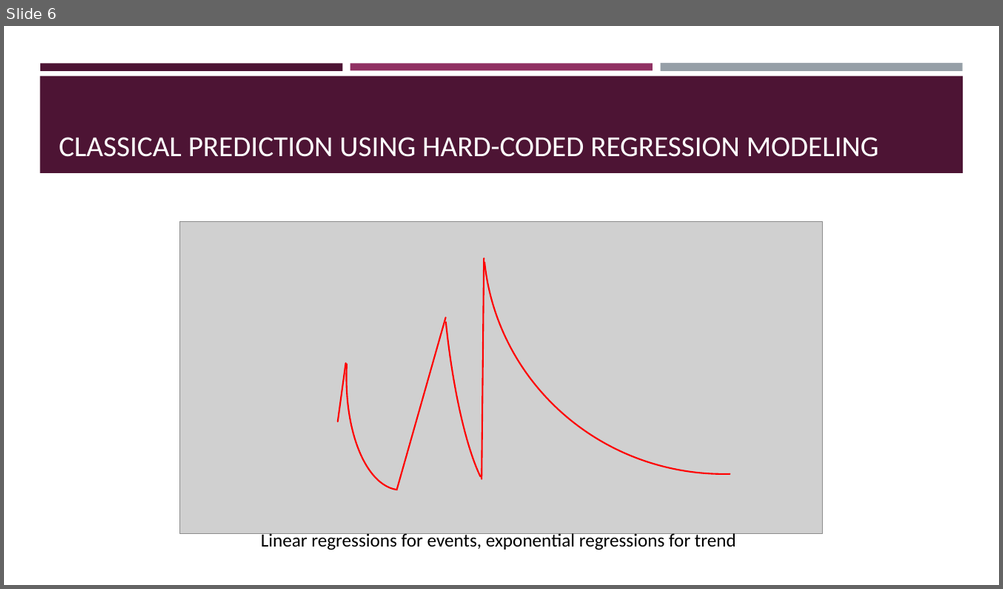
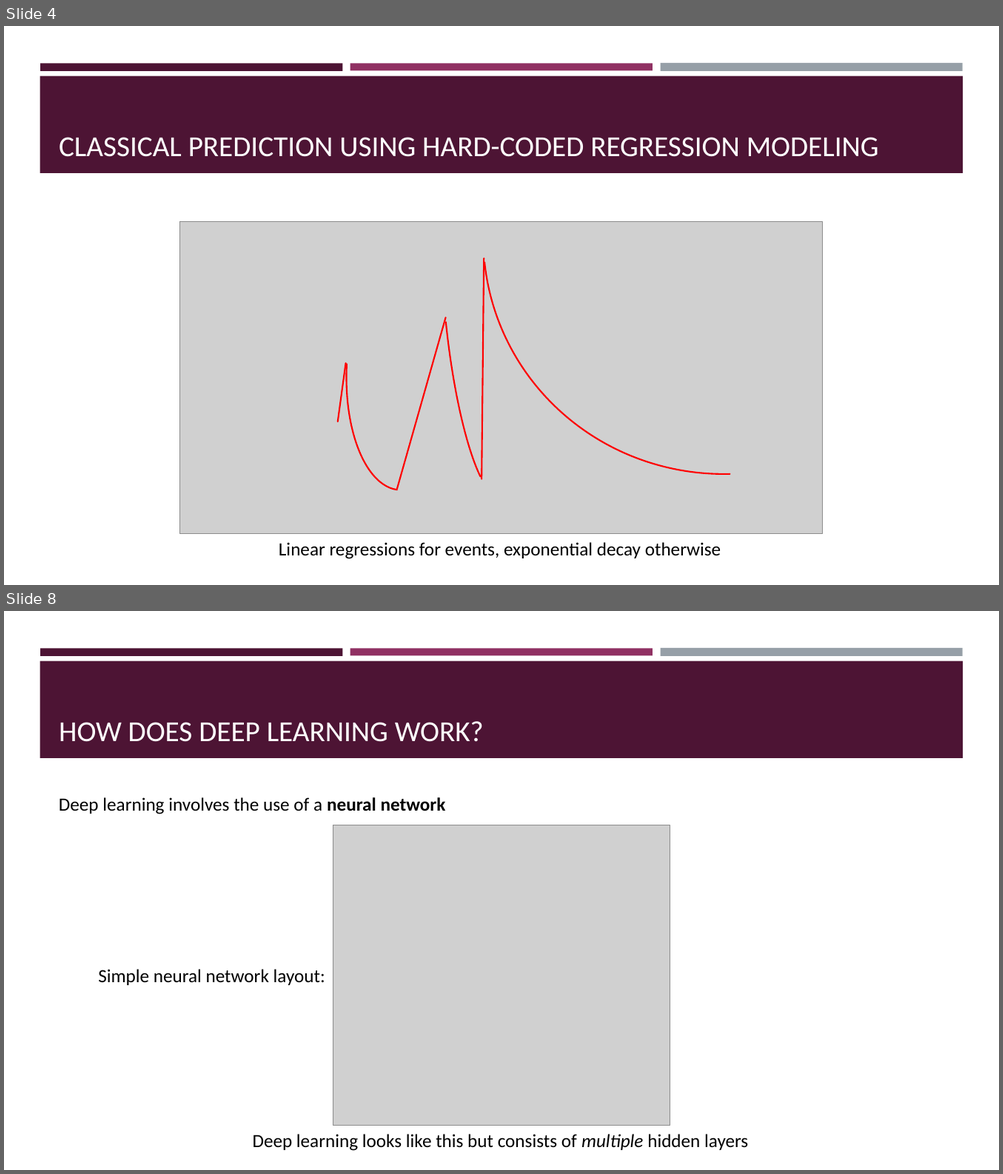
Before and after one commit to akashlevy/Deep-Learn-Oil, a slide deck: presentations/TRiCAM QRI Introductory Presentation.pptx. Shown one above the other, each under a label of ours: slide 6 before the commit, slides 4 and 8 after it; the slides between them are not shown. The pictures are 1003x589 and 1003x1174 pixels, drawn with LibreOffice and Linux fonts; fonts in the diff are those of the drawing; grey boxes stand for pictures. Boxes give left, top, right and bottom in pixels: in the first picture for what was removed or moved away, otherwise in the second. Text is boxed around its words. In the diff, an @@ line names an element or a change of style, - is before the commit and + after.

```diff
--- a/presentations/TRiCAM QRI Introductory Presentation.pptx
+++ b/presentations/TRiCAM QRI Introductory Presentation.pptx
@@ slide 8 added at [4, 611, 999, 1170], background #FFFFFF; not listed: 4 template elements that a slide beside it also shows @@
@@ title added at [59, 721, 484, 742], 28 pt, text #FFFFFF @@
+HOW DOES DEEP LEARNING WORK?
@@ text added at [59, 797, 446, 815], 18 pt, text #000000 @@
+Deep learning involves the use of a neural network
@@ picture added at [333, 826, 669, 1126] @@
@@ text added at [98, 969, 325, 985], 18 pt, text #000000 @@
+Simple neural network layout:
@@ text added at [253, 1134, 748, 1151], 18 pt, text #000000 @@
+Deep learning looks like this but consists of multiple hidden layers
@@ what was slide 6 is now slide 4 @@
@@ slide 4 changed as well @@
@@ text at [279, 543, 720, 560]: text changed @@
-Linear regressions for events, exponential regressions for trend
+Linear regressions for events, exponential decay otherwise
```
Also in this commit, not shown: 5 other slides changed, 11 other slides added, 1 slide removed.
